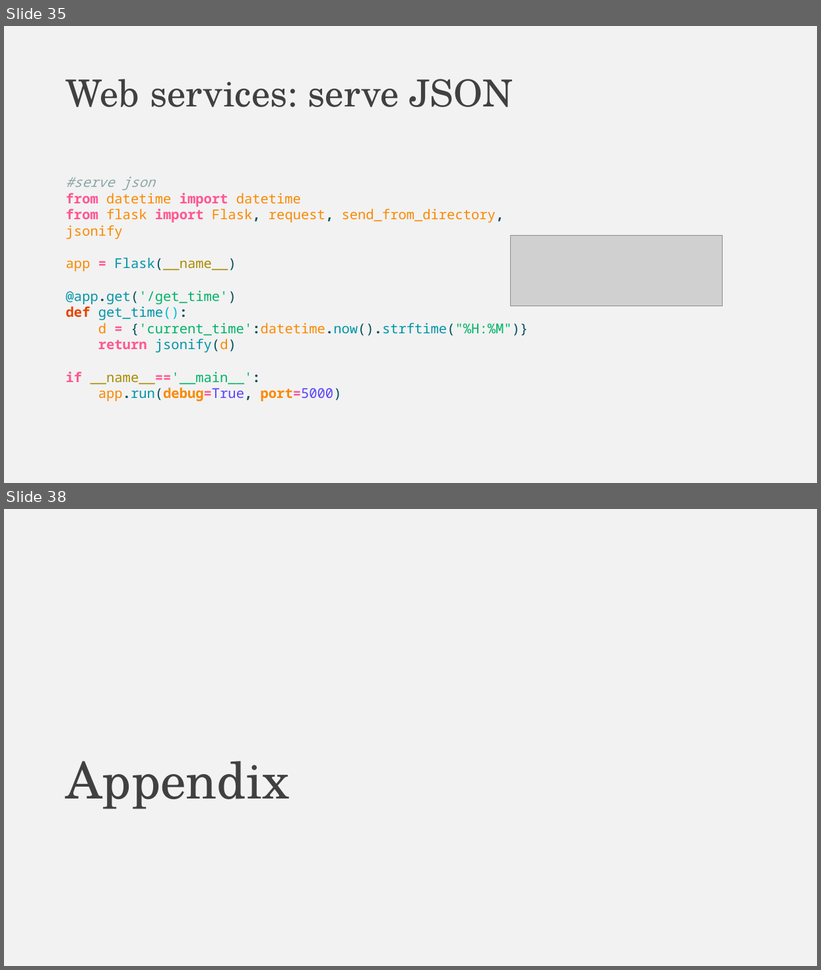
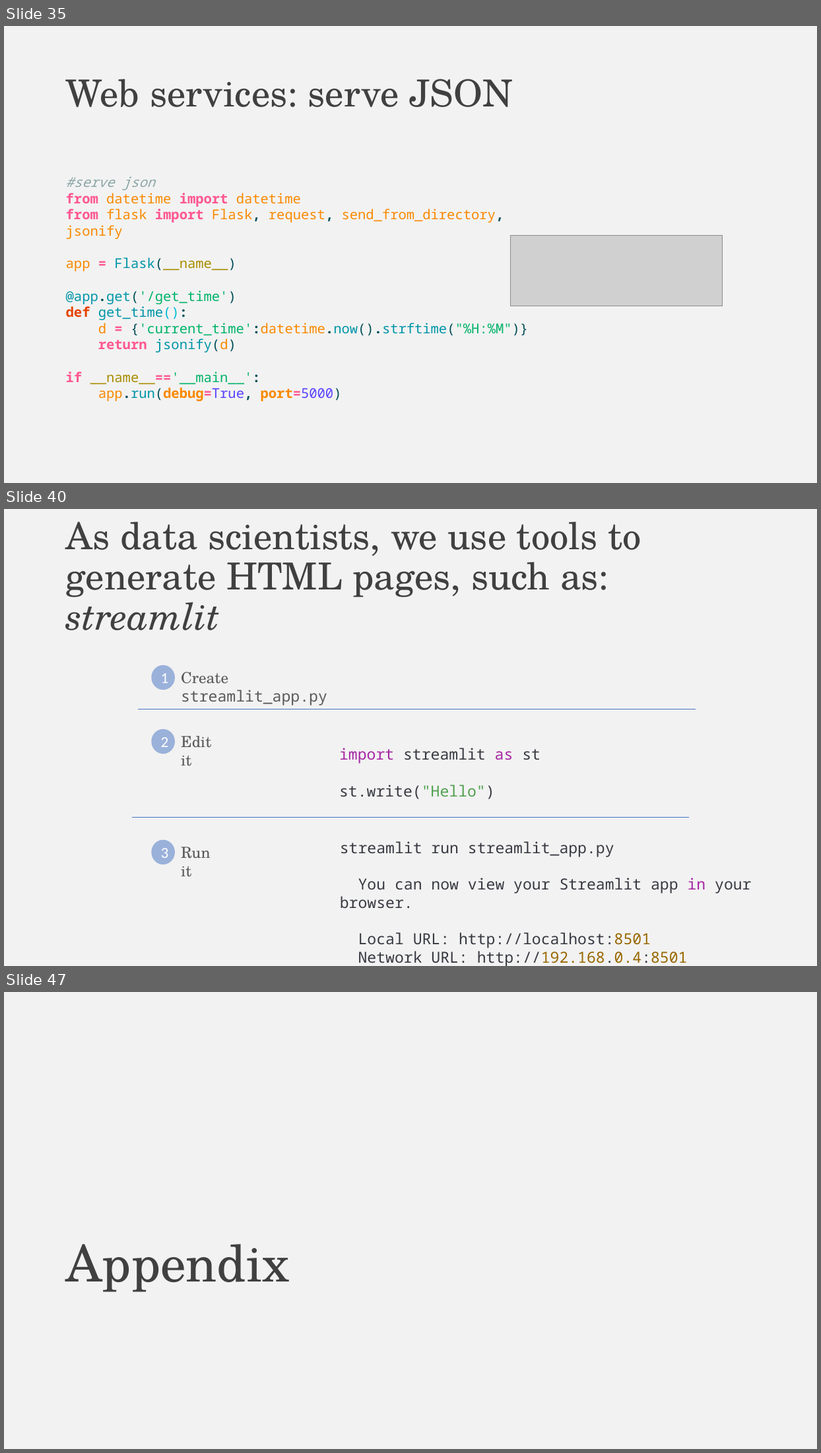
Before and after one commit to falconair/ProgrammingForAnalytics, a slide deck: lectures/075_web_under_the_hood/The web, under the hood.pptx. Shown one above the other, each under a label of ours: slides 35 and 38 before the commit, slides 35, 40 and 47 after it; the slides between them are not shown. The pictures are 821x970 and 821x1453 pixels, drawn with LibreOffice and Linux fonts; fonts in the diff are those of the drawing; grey boxes stand for pictures. Boxes give left, top, right and bottom in pixels: in the first picture for what was removed or moved away, otherwise in the second. Text is boxed around its words. In the diff, an @@ line names an element or a change of style, - is before the commit and + after.

```diff
--- a/lectures/075_web_under_the_hood/The web, under the hood.pptx
+++ b/lectures/075_web_under_the_hood/The web, under the hood.pptx
@@ slide 40 added at bbox=[4, 509, 817, 966], background #F2F2F2 @@
@@ title added at bbox=[66, 522, 641, 630], 44 pt, text #404040 @@
+As data scientists, we use tools to generate HTML pages, such as: streamlit
@@ ellipse added at bbox=[152, 665, 176, 690], fill #4472C4 at 50% opacity, 18 pt, text #FFFFFF @@
+1
@@ text added at bbox=[181, 672, 327, 706], 18 pt, text #595959 @@
+Create streamlit_app.py
@@ line added from (138, 709) to (696, 709), #4472C4 0.5 pt @@
@@ ellipse added at bbox=[152, 729, 176, 755], fill #4472C4 at 50% opacity, 18 pt, text #FFFFFF @@
+2
@@ text added at bbox=[181, 736, 211, 766], 18 pt, text #595959 @@
+Edit it
@@ text added at bbox=[339, 748, 541, 799], 18 pt, text #383A42 @@
+import streamlit as st
+st.write("Hello")
@@ line added from (132, 818) to (690, 818), #4472C4 0.5 pt @@
@@ ellipse added at bbox=[152, 840, 176, 865], fill #4472C4 at 50% opacity, 18 pt, text #FFFFFF @@
+3
@@ text added at bbox=[340, 842, 751, 966], 18 pt, text #383A42 @@
+streamlit run streamlit_app.py
+You can now view your Streamlit app in your browser.
+Local URL: http://localhost:8501
+Network URL: http://192.168.0.4:8501
@@ text added at bbox=[181, 847, 211, 877], 18 pt, text #595959 @@
+Run it
@@ what was slide 38 is now slide 47 @@
```
Also in this commit, not shown: 2 slides changed, 8 other slides added, 6 other files.
